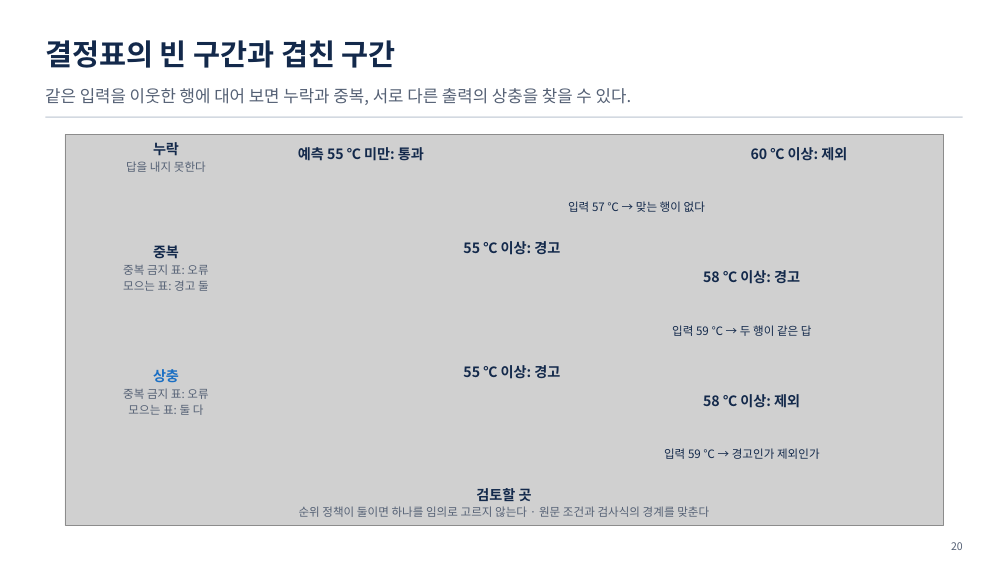
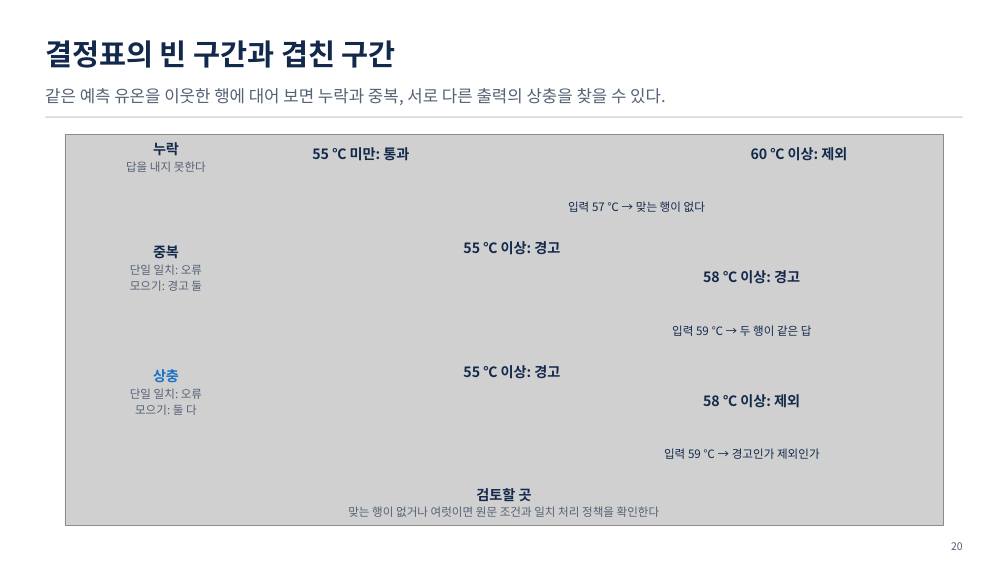
Before and after one commit to uengine-oss/hyd-iot-edu, a slide deck: slide 20 of workspace/강의제작/산출물/통합반/이론_오프라인/03회차/통합반_오프라인_03회차.pptx. Drawn at 1008x567 pixels with LibreOffice and Linux fonts; fonts in the diff are those of the drawing; grey boxes stand for pictures. Boxes give left, top, right and bottom in pixels: in the first picture for what was removed or moved away, otherwise in the second. Text is boxed around its words. In the diff, an @@ line names an element or a change of style, - is before the commit and + after.

Commit message:
통합 3회차 판단 규칙의 논리곱과 일치 정책을 설명하고 오프라인 대응 장을 일치시킴

```diff
--- a/workspace/강의제작/산출물/통합반/이론_오프라인/03회차/통합반_오프라인_03회차.pptx
+++ b/workspace/강의제작/산출물/통합반/이론_오프라인/03회차/통합반_오프라인_03회차.pptx
@@ text at <box>45,88,666,105</box>: text changed @@
-같은 입력을 이웃한 행에 대어 보면 누락과 중복, 서로 다른 출력의 상충을 찾을 수 있다.
+같은 예측 유온을 이웃한 행에 대어 보면 누락과 중복, 서로 다른 출력의 상충을 찾을 수 있다.
@@ text at <box>312,147,409,161</box>: text changed @@
-예측 55 ℃ 미만: 통과
+55 ℃ 미만: 통과
@@ text at <box>130,264,202,291</box>: text changed @@
-중복 금지 표: 오류
-모으는 표: 경고 둘
+단일 일치: 오류
+모으기: 경고 둘
@@ text at <box>130,388,202,415</box>: text changed @@
-중복 금지 표: 오류
-모으는 표: 둘 다
+단일 일치: 오류
+모으기: 둘 다
@@ text at <box>348,506,660,517</box>: text changed @@
-순위 정책이 둘이면 하나를 임의로 고르지 않는다 · 원문 조건과 검사식의 경계를 맞춘다
+맞는 행이 없거나 여럿이면 원문 조건과 일치 처리 정책을 확인한다
```
Also in this commit, not shown: 1 other slide changed, 4 other files.
